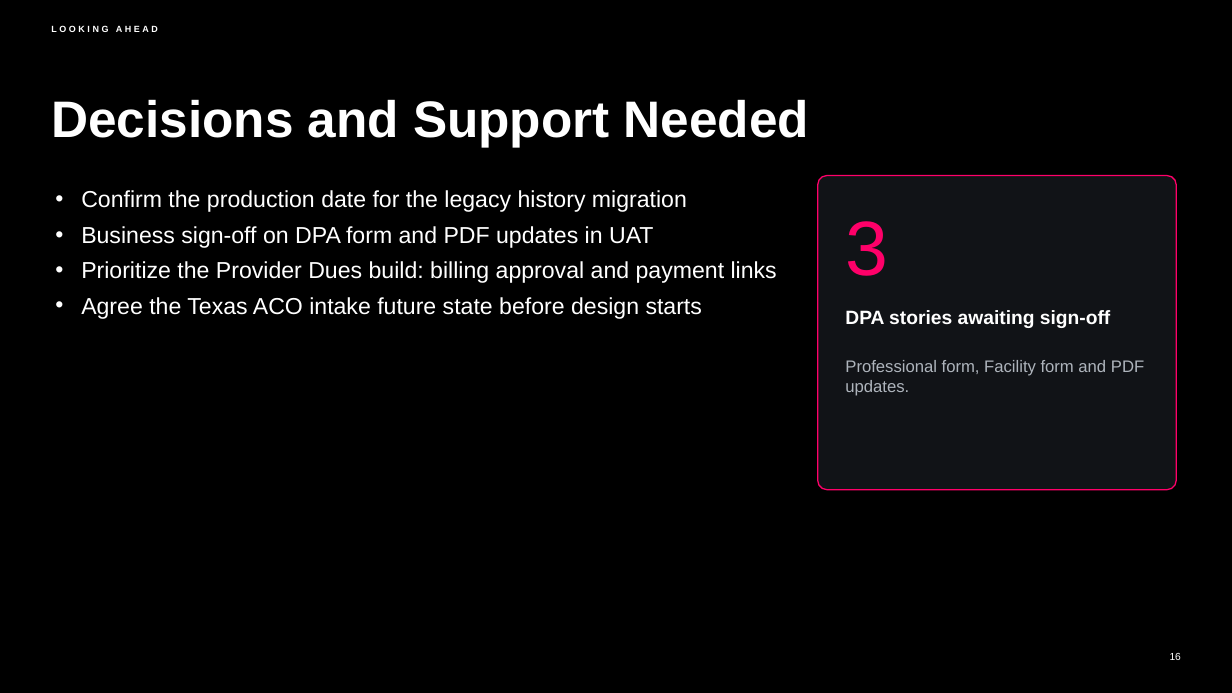
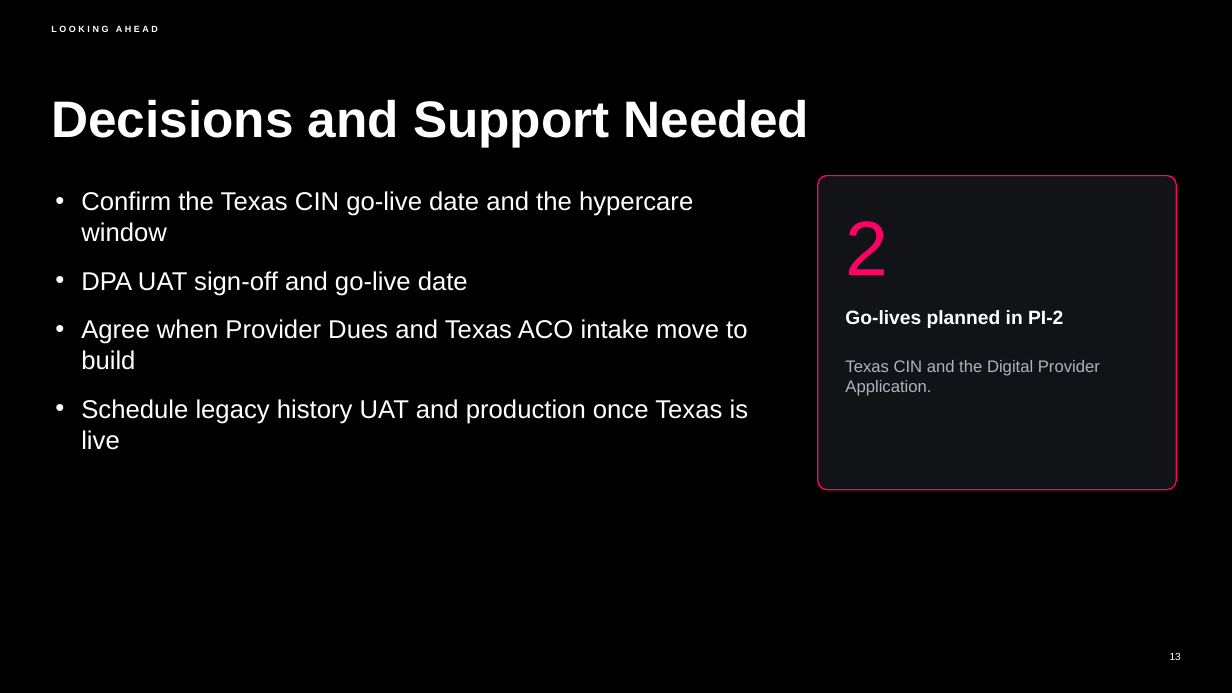
Before and after one commit to chintasurya/AscensionQBR, a slide deck: slide 13 of Ascension_QBR_FY27_PI-1.pptx (slide 16 before the commit). Drawn at 1232x693 pixels with LibreOffice and Linux fonts; fonts in the diff are those of the drawing; background and template pictures are left out. Boxes give left, top, right and bottom in pixels: in the first picture for what was removed or moved away, otherwise in the second. Text is boxed around its words. In the diff, an @@ line names an element or a change of style, - is before the commit and + after.

```diff
--- a/Ascension_QBR_FY27_PI-1.pptx
+++ b/Ascension_QBR_FY27_PI-1.pptx
@@ text at (81,191,749,450): text changed; size 18 to 20 pt @@
-• Confirm the production date for the legacy history migration
-• Business sign-off on DPA form and PDF updates in UAT
-• Prioritize the Provider Dues build: billing approval and payment links
-• Agree the Texas ACO intake future state before design starts
+• Confirm the Texas CIN go-live date and the hypercare window
+• DPA UAT sign-off and go-live date
+• Agree when Provider Dues and Texas ACO intake move to build
+• Schedule legacy history UAT and production once Texas is live
@@ text at (845,221,888,275): text changed @@
-3
+2
@@ text at (845,310,1063,328): text changed @@
-DPA stories awaiting sign-off
+Go-lives planned in PI-2
@@ text at (845,360,1100,396): text changed @@
-Professional form, Facility form and PDF updates.
+Texas CIN and the Digital Provider Application.
```
Also in this commit, not shown: 5 other slides changed, 7 slides added, 10 slides removed, 6 other files.
